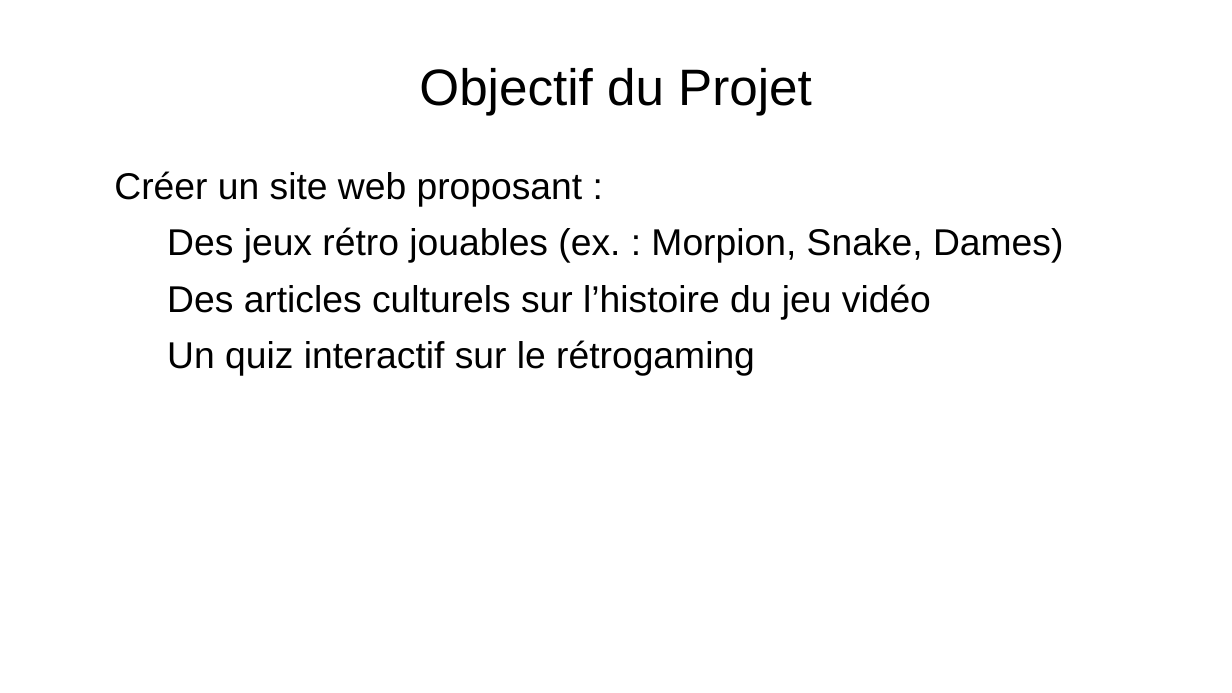
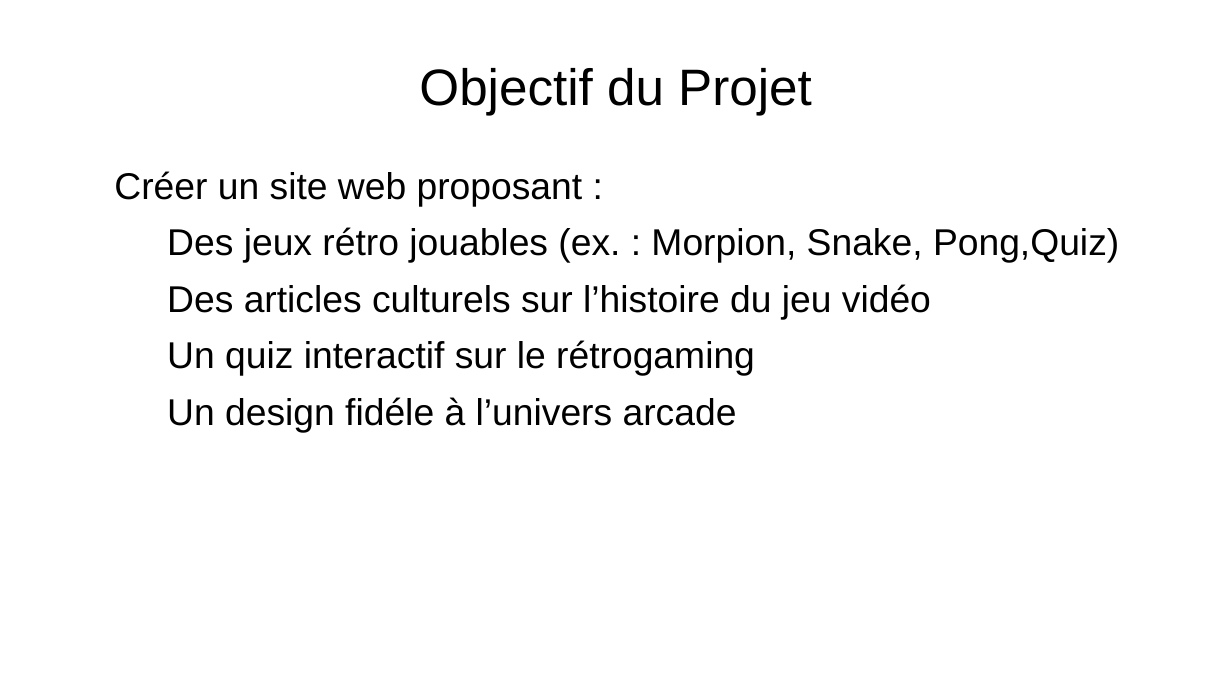
Before and after one commit to Cboukhal/projet_groupe, a slide deck: slide 2 of Camil/powerpoint/powerpoint_prototype.odp. Drawn at 1232x693 pixels with LibreOffice and Linux fonts; fonts in the diff are those of the drawing; background and template pictures are left out. Boxes give left, top, right and bottom in pixels: in the first picture for what was removed or moved away, otherwise in the second. Text is boxed around its words. In the diff, an @@ line names an element or a change of style, - is before the commit and + after.

```diff
--- a/Camil/powerpoint/powerpoint_prototype.odp
+++ b/Camil/powerpoint/powerpoint_prototype.odp
@@ text at bbox=[167, 227, 1119, 263]: text changed @@
-  − Des jeux rétro jouables (ex. : Morpion, Snake, Dames)
+  − Des jeux rétro jouables (ex. : Morpion, Snake, Pong,Quiz)
@@ text at bbox=[167, 397, 737, 433]: paragraph added @@
+  − Un design fidéle à l’univers arcade
```
